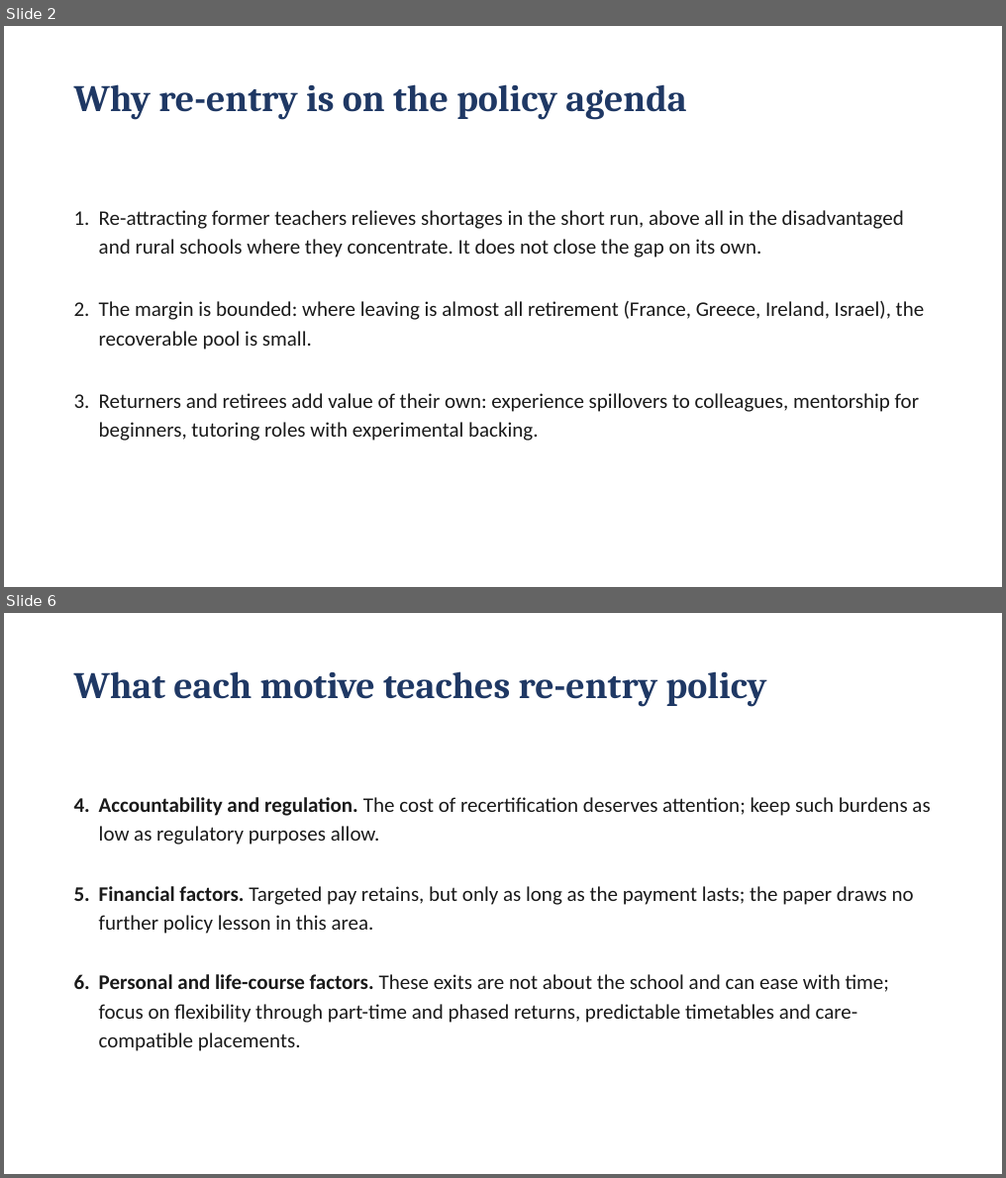
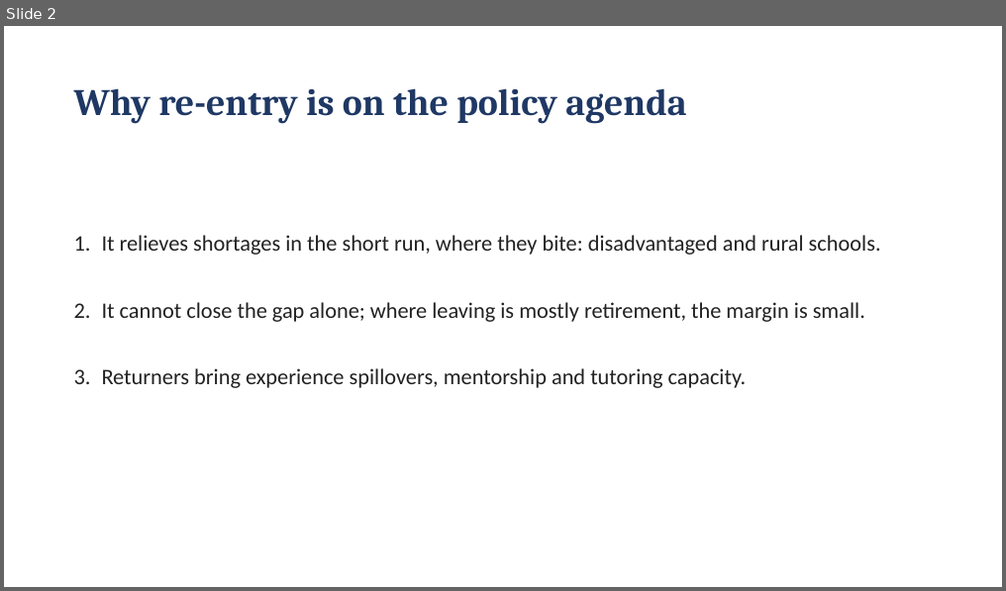
Before and after one commit to jedr1-ship-it/Former-Teachers, a slide deck: Former_Teachers_key_messages.pptx. Shown one above the other, each under a label of ours: slides 2 and 6 before the commit, slide 2 after it; the slides between them are not shown. The pictures are 1006x1178 and 1006x591 pixels, drawn with LibreOffice and Linux fonts; fonts in the diff are those of the drawing. Boxes give left, top, right and bottom in pixels: in the first picture for what was removed or moved away, otherwise in the second. Text is boxed around its words. In the diff, an @@ line names an element or a change of style, - is before the commit and + after.

```diff
--- a/Former_Teachers_key_messages.pptx
+++ b/Former_Teachers_key_messages.pptx
@@ slide 6 removed at [4, 613, 1002, 1174], background #FFFFFF @@
@@ text removed at [74, 671, 767, 706] @@
-What each motive teaches re-entry policy
@@ text removed at [99, 797, 930, 1052] @@
-4. Accountability and regulation. The cost of recertification deserves attention; keep such burdens as low as regulatory purposes allow.
-5. Financial factors. Targeted pay retains, but only as long as the payment lasts; the paper draws no further policy lesson in this area.
-6. Personal and life-course factors. These exits are not about the school and can ease with time; focus on flexibility through part-time and phased returns, predictable timetables and care-compatible placements.
@@ slide 2 changed as well @@
@@ text "Why re-entry is on the ...": place and size @@
-text "Why re-entry is on the ..." at [74, 84, 686, 119]
+text "Why re-entry is on the ..." at [74, 88, 686, 123]
@@ text at [102, 235, 881, 388]: text changed; size 15 to 16 pt; text colour #1A1A1A to #222222 @@
-1. Re-attracting former teachers relieves shortages in the short run, above all in the disadvantaged and rural schools where they concentrate. It does not close the gap on its own.
-2. The margin is bounded: where leaving is almost all retirement (France, Greece, Ireland, Israel), the recoverable pool is small.
-3. Returners and retirees add value of their own: experience spillovers to colleagues, mentorship for beginners, tutoring roles with experimental backing.
+1. It relieves shortages in the short run, where they bite: disadvantaged and rural schools.
+2. It cannot close the gap alone; where leaving is mostly retirement, the margin is small.
+3. Returners bring experience spillovers, mentorship and tutoring capacity.
```
Also in this commit, not shown: 3 other slides changed, 2 slides added, 2 other slides removed.
